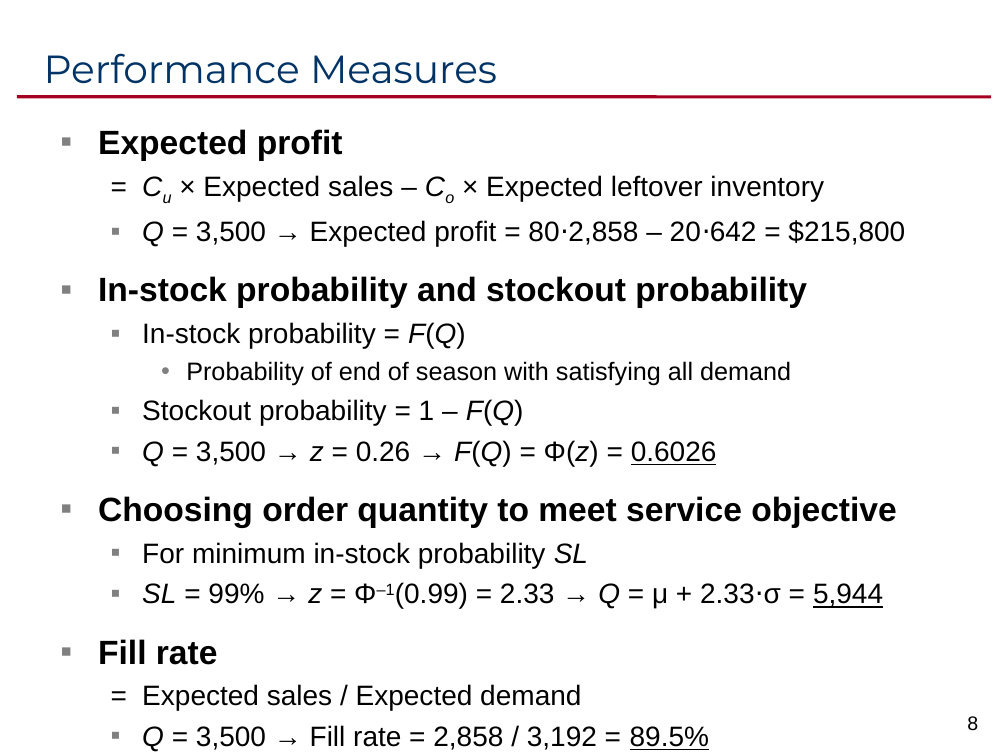
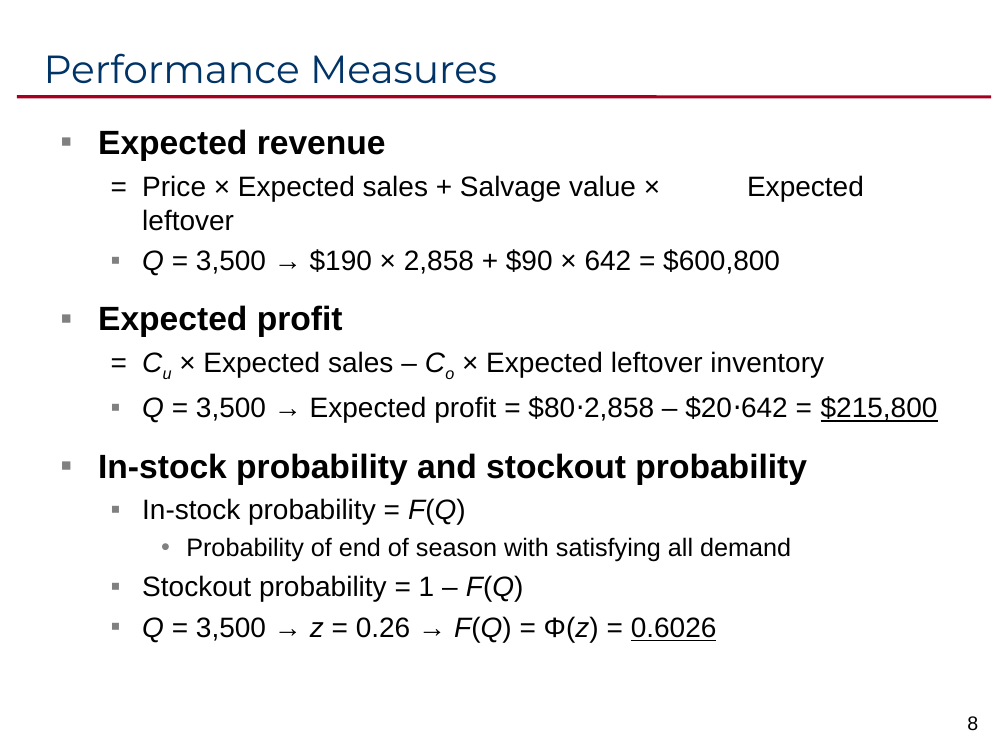
Before and after one commit to ikelab/courses, a slide deck: slide 8 of pm2016/c12.ppt. Drawn at 1008x756 pixels with LibreOffice and Linux fonts; fonts in the diff are those of the drawing. Boxes give left, top, right and bottom in pixels: in the first picture for what was removed or moved away, otherwise in the second. Text is boxed around its words. In the diff, an @@ line names an element or a change of style, - is before the commit and + after.

```diff
--- a/pm2016/c12.ppt
+++ b/pm2016/c12.ppt
@@ text at box(98, 129, 864, 275): paragraphs added @@
+▪ Expected revenue
+  = Price × Expected sales + Salvage value × Expected leftover
+  ▪ Q = 3,500 → $190 × 2,858 + $90 × 642 = $600,800
@@ text at box(142, 396, 938, 422): text changed @@
-  ▪ Q = 3,500 → Expected profit = 80⋅2,858 – 20⋅642 = $215,800
+  ▪ Q = 3,500 → Expected profit = $80⋅2,858 – $20⋅642 = $215,800
@@ text at box(98, 496, 897, 751): paragraphs removed @@
-▪ Choosing order quantity to meet service objective
-  ▪ For minimum in-stock probability SL
-  ▪ SL = 99% → z = Φ–1(0.99) = 2.33 → Q = μ + 2.33⋅σ = 5,944
-▪ Fill rate
-  = Expected sales / Expected demand
-  ▪ Q = 3,500 → Fill rate = 2,858 / 3,192 = 89.5%
```
Also in this commit, not shown: 3 other slides changed, 1 slide added, 1 other file.
